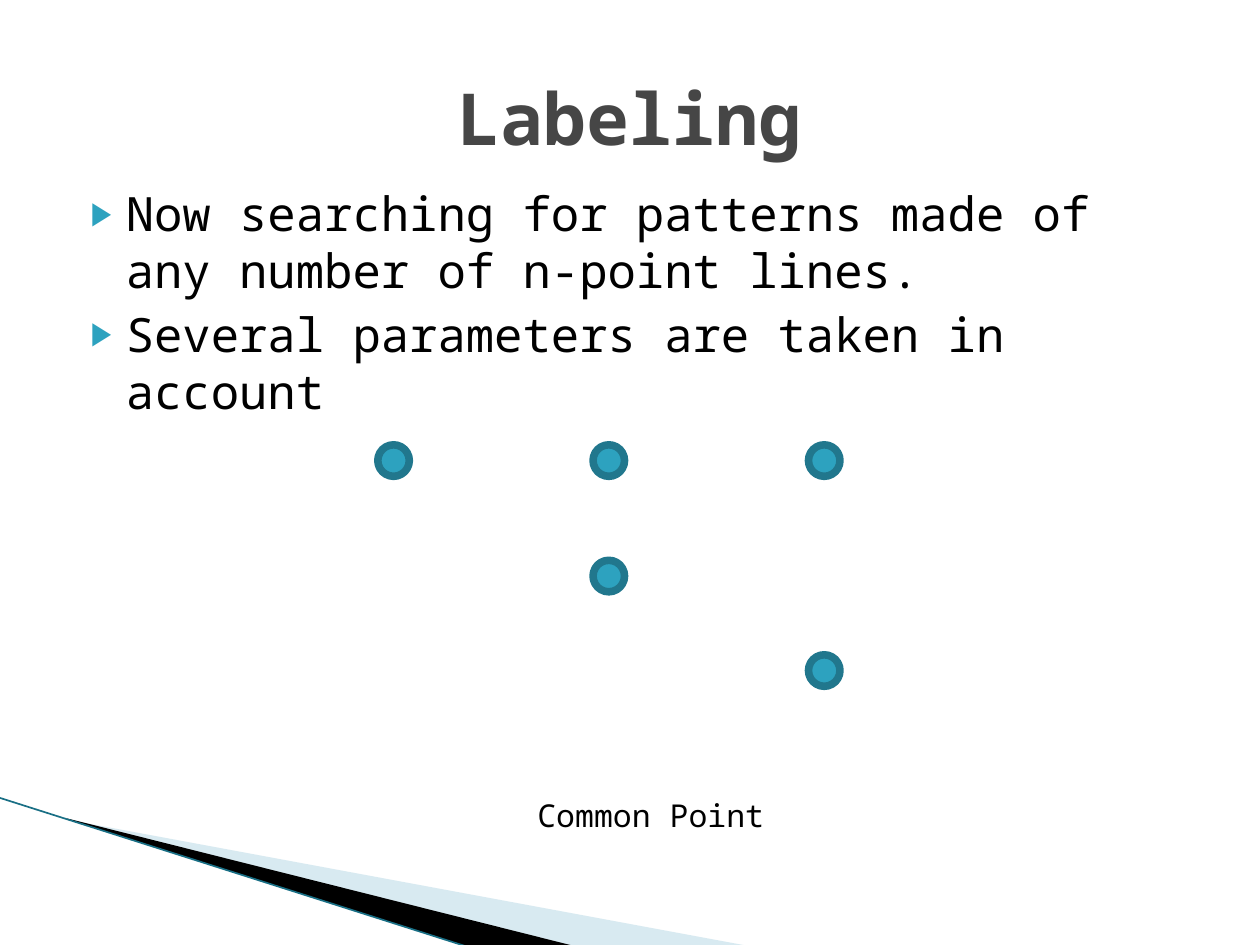
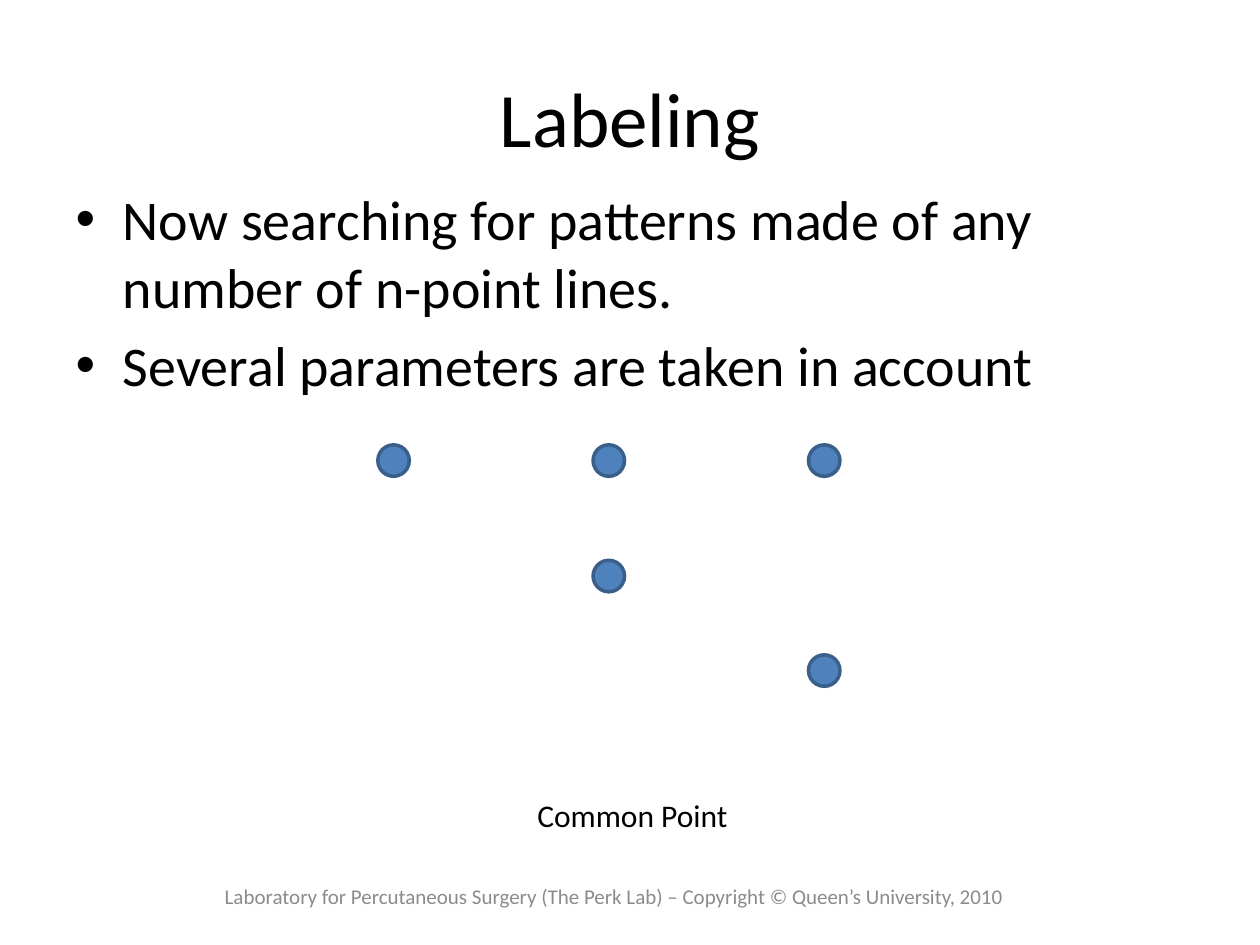
Before and after one commit to thewtex/Plus, a slide deck: slide 11 of PlusLib/docs/UsFidSegAlgo/Fiducial Pattern Recognition.pptx. Drawn at 1260x945 pixels with LibreOffice and Linux fonts; fonts in the diff are those of the drawing; background and template pictures are left out. Boxes give left, top, right and bottom in pixels: in the first picture for what was removed or moved away, otherwise in the second. Text is boxed around its words. In the diff, an @@ line names an element or a change of style, - is before the commit and + after.

```diff
--- a/PlusLib/docs/UsFidSegAlgo/Fiducial Pattern Recognition.pptx
+++ b/PlusLib/docs/UsFidSegAlgo/Fiducial Pattern Recognition.pptx
@@ title "Labeling" at bbox=[500, 93, 760, 161]: size 41 to 44 pt, font Noto Sans Mono to Calibri, text colour #464646 to #000000, bold off @@
@@ text "Now searching for patterns made ..." at bbox=[123, 201, 1032, 395]: size 27 to 32 pt, font Noto Sans Mono to Calibri; bullet ▶ to •; more space between paragraphs @@
@@ fill #2DA2BF to #4F81BD; outline #21788D 4.33 pt to #3A5F8C 2 pt in 5 elements at bbox=[378, 445, 410, 476], bbox=[593, 561, 625, 592], bbox=[809, 655, 840, 687], bbox=[593, 445, 625, 476], bbox=[809, 445, 840, 476] @@
@@ line removed from (0, 798) to (467, 945) @@
@@ text "Common Point" at bbox=[537, 805, 727, 828]: font Noto Sans Mono to Calibri @@
@@ freeform shape removed at bbox=[67, 818, 576, 945] @@
@@ freeform shape removed at bbox=[69, 819, 750, 945] @@
@@ text added at bbox=[225, 889, 1002, 908], 12 pt, text #8C8C8C @@
+Laboratory for Percutaneous Surgery (The Perk Lab) – Copyright © Queen’s University, 2010
```
Also in this commit, not shown: 18 other slides changed.
